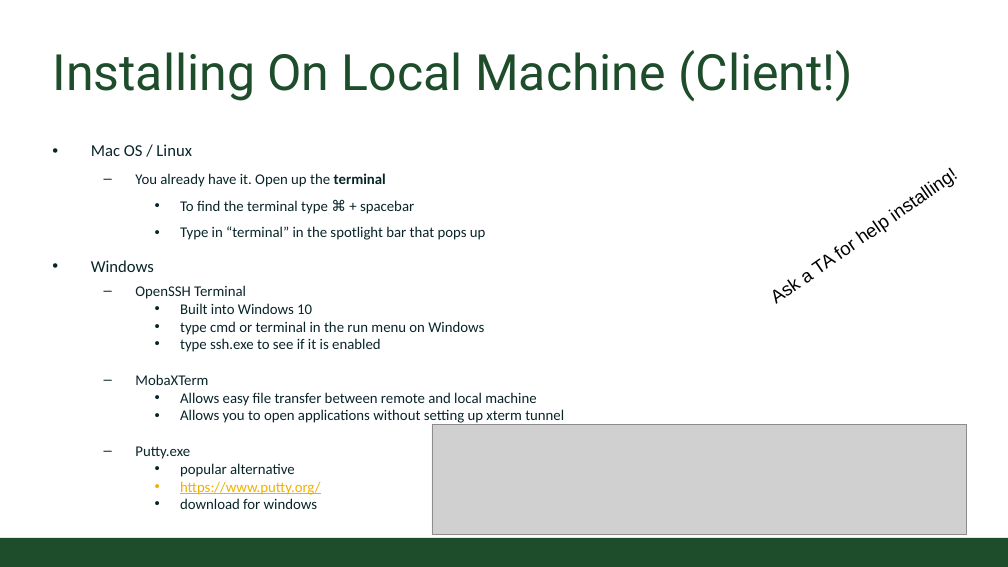
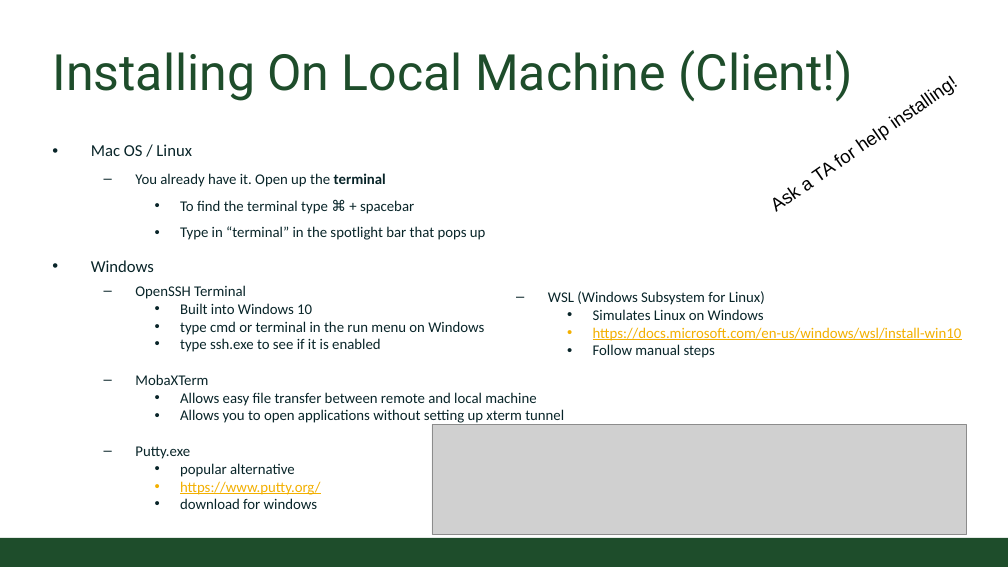
Before and after one commit to CSU-CompSci-CS163-4/Handouts, a slide deck: slide 4 of help session/week7/week7_ssh.pptx. Drawn at 1008x567 pixels with LibreOffice and Linux fonts; fonts in the diff are those of the drawing; grey boxes stand for pictures; background and template pictures are left out. Boxes give left, top, right and bottom in pixels: in the first picture for what was removed or moved away, otherwise in the second. Text is boxed around its words. In the diff, an @@ line names an element or a change of style, - is before the commit and + after.

Commit message:
Rachel's updated week 7 slides

```diff
--- a/help session/week7/week7_ssh.pptx
+++ b/help session/week7/week7_ssh.pptx
@@ text "Ask a TA for help ..." rewrapped from <box>776,191,928,304</box> to <box>826,99,928,177</box> @@
@@ text added at <box>548,291,962,358</box>, 16 pt, text #092529 @@
+  – WSL (Windows Subsystem for Linux)
+    • Simulates Linux on Windows
+    • https://docs.microsoft.com/en-us/windows/wsl/install-win10
+    • Follow manual steps
```
